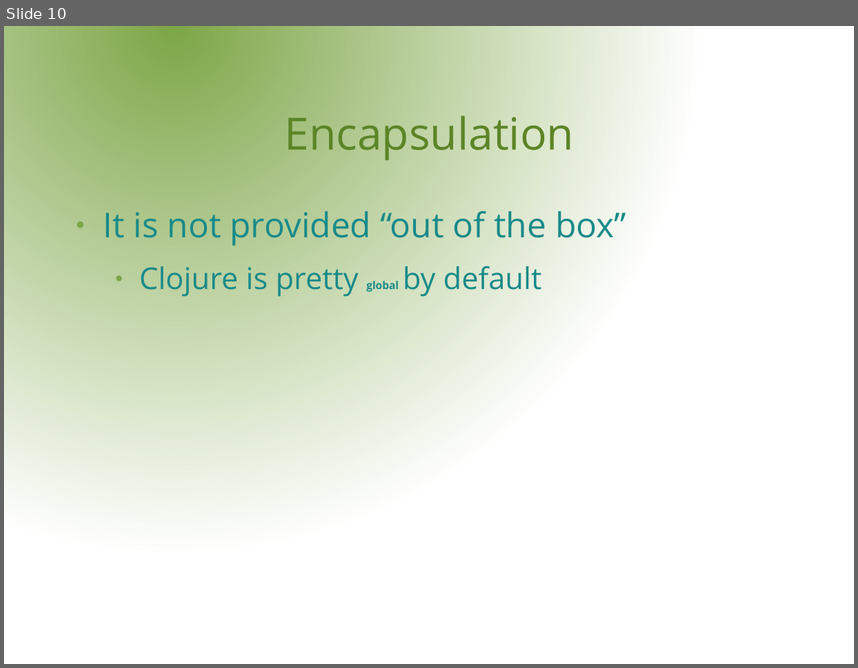
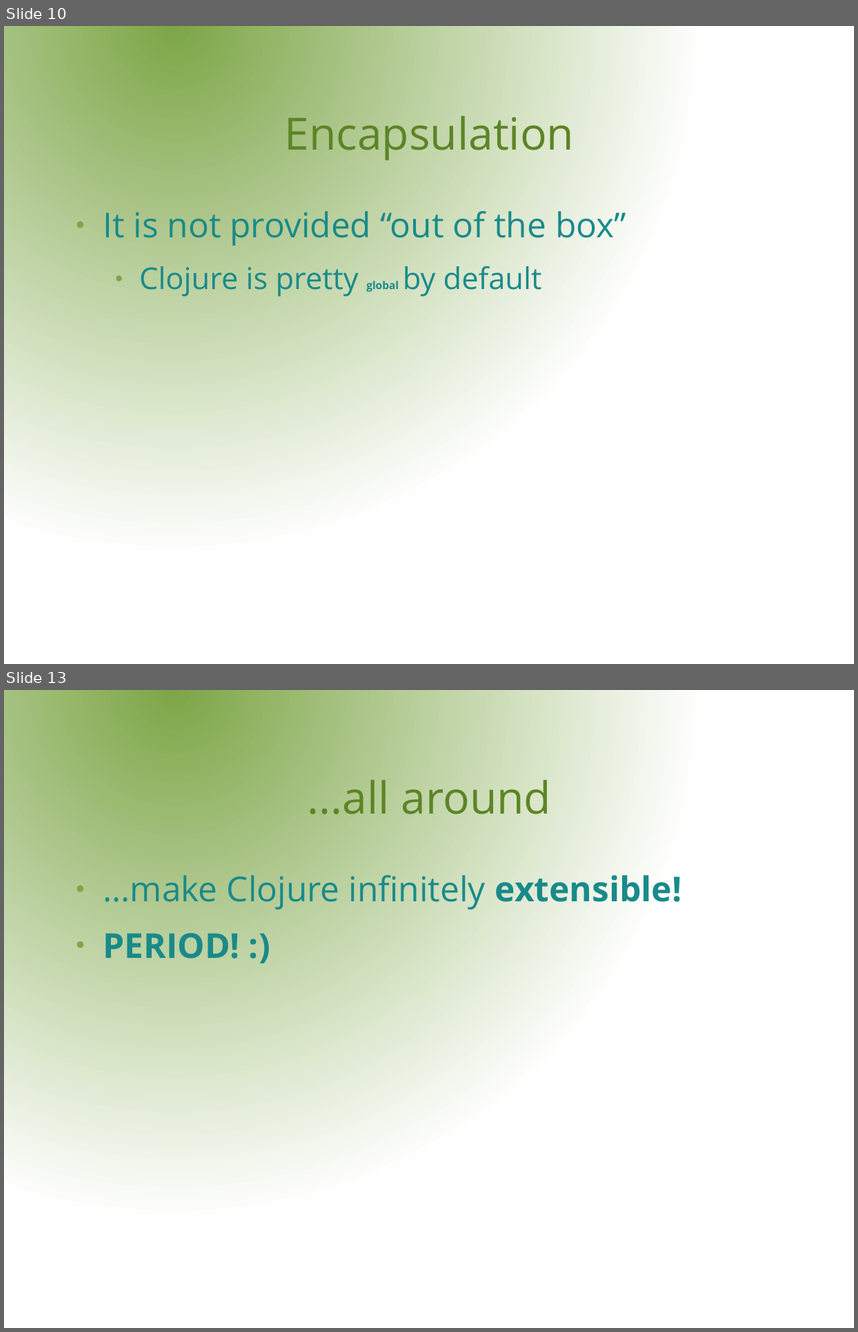
Before and after one commit to rssole/voxxed, a slide deck: resources/presentation/VoxxedDays.odp. Shown one above the other, each under a label of ours: slide 10 before the commit, slides 10 and 13 after it; the slides between them are not shown. The pictures are 858x668 and 858x1332 pixels, drawn with LibreOffice and Linux fonts; fonts in the diff are those of the drawing; background and template pictures are left out. Boxes give left, top, right and bottom in pixels: in the first picture for what was removed or moved away, otherwise in the second. Text is boxed around its words. In the diff, an @@ line names an element or a change of style, - is before the commit and + after.

```diff
--- a/resources/presentation/VoxxedDays.odp
+++ b/resources/presentation/VoxxedDays.odp
@@ slide 13 added at (x1=4, y1=690, x2=854, y2=1328), background gradient #7DA647 to #FFFFFF @@
@@ title added at (x1=308, y1=780, x2=552, y2=814), 41.4 pt, text #5C8526 @@
+...all around
@@ text added at (x1=103, y1=875, x2=682, y2=958), 32 pt, text #198A8A @@
+● ...make Clojure infinitely extensible!
+● PERIOD! :)
```
Also in this commit, not shown: 1 slide changed, 5 other slides added, 1 other file.
